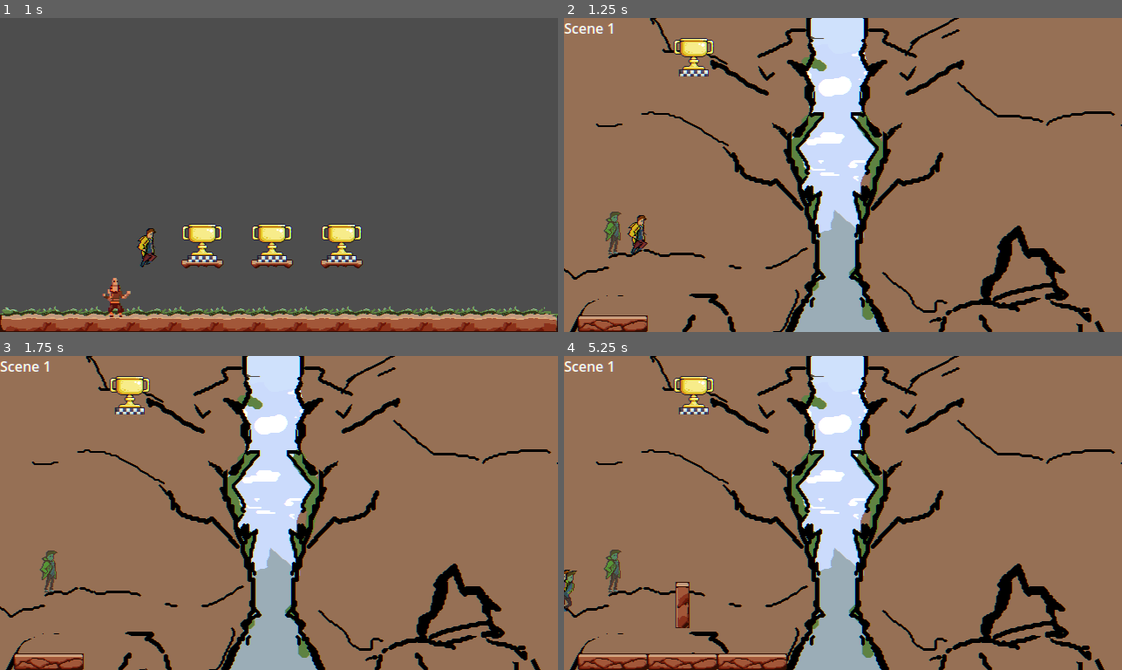
Above: before the commit, frames 1-4 (two rows, left to right).
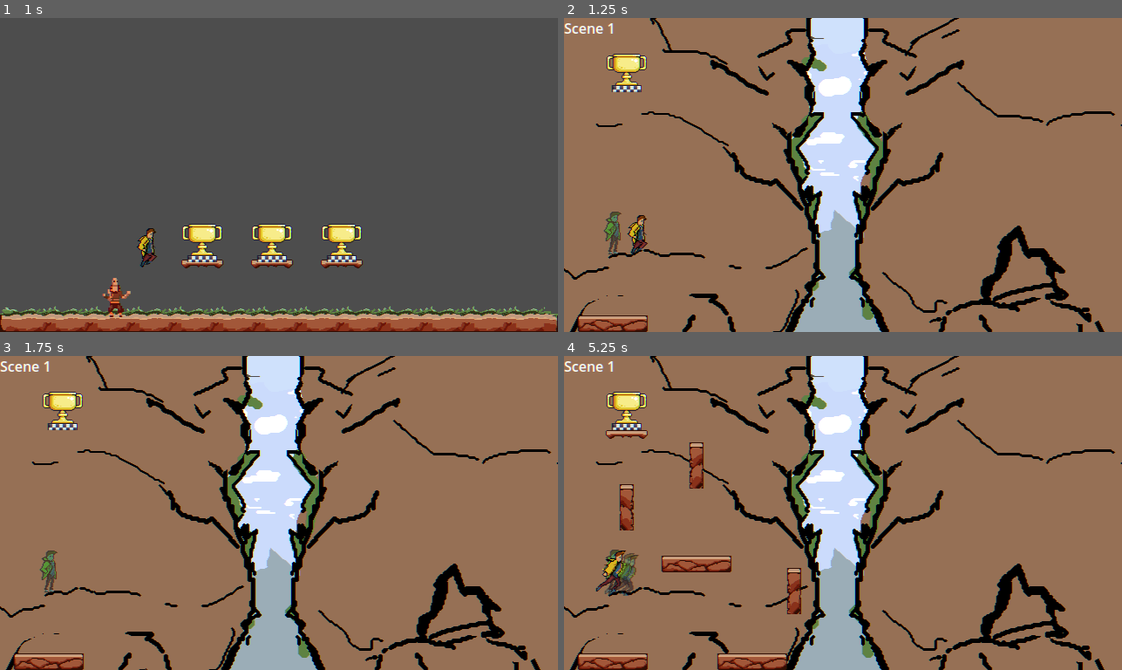
Above: after the commit, the same moments.

Repository: DeVelox/Niro
Game: Godot game, scene res://main.tscn
Two runs of this game, one before a commit and one after it. Both use one fixed random seed, a clock stepped at 60 frames per second and the inputs below.
Inputs:
- Up to frame 1 (1 s): hold D (right) from 0.53 s (still down); tap Shift (dash) at 0.6 s; tap Space (jump) at 0.77 s
- Up to frame 2 (1.25 s): keep holding D (right)
- Up to frame 3 (1.75 s): keep holding D (right); tap F (interact) at 1.35 s; tap Space (jump) at 1.52 s
- Up to frame 4 (5.25 s): tap Enter at 2 s; release D (right) at 2.03 s; hold A (left) 2.03-2.78 s; tap Shift (dash) at 2.1, 3.6, 5.1 s; hold D (right) 2.78-4.28 s; tap F (interact) at 2.85, 4.35 s; tap Space (jump) at 3.02, 3.77, 4.52 s; hold A (left) 4.28-5.03 s; hold D (right) from 5.03 s (still down)

Frame 1 is identical in both runs. In frame 2, 1.2% of the frame differs, in the area x 7-27%, y 6-24%; in frame 3, 1.2%; in frame 4, 5.2%, in the area x 0-43%, y 6-100%.

Commit message:
some level updates

Diff:
--- a/levels/start.tscn
+++ b/levels/start.tscn
@@ -5,7 +5,7 @@
 [ext_resource type="PackedScene" uid="uid://88mqupj5ekgp" path="res://prefabs/level design/level_switcher.tscn" id="3_8np6h"]
 [ext_resource type="PackedScene" uid="uid://f6yb2sek4ils" path="res://prefabs/level design/old_man.tscn" id="4_5i88s"]
 
-[node name="Level" type="Node2D"]
+[node name="Level3" type="Node2D"]
 script = ExtResource("1_2xunh")
 checkpoint = false
 
--- a/levels/tutorial/legs1.tscn
+++ b/levels/tutorial/legs1.tscn
@@ -5,7 +5,7 @@
 [ext_resource type="PackedScene" uid="uid://bb44qdp7l5m62" path="res://prefabs/level design/tilemap.tscn" id="3_s1u40"]
 [ext_resource type="PackedScene" uid="uid://88mqupj5ekgp" path="res://prefabs/level design/level_switcher.tscn" id="6_i37ls"]
 
-[node name="Level" type="Node2D"]
+[node name="Level2" type="Node2D"]
 script = ExtResource("1_07drl")
 
 [node name="Legs" type="TextureRect" parent="."]
@@ -17,9 +17,9 @@
 texture = ExtResource("2_edlv4")
 
 [node name="SceneSwitcher" parent="." node_paths=PackedStringArray("outro") instance=ExtResource("6_i37ls")]
-position = Vector2(149, 35)
+position = Vector2(72, 53)
 next_scene = "res://levels/tutorial/legs2.tscn"
-outro = NodePath("../Scene2")
+outro = NodePath("../Scene3")
 
 [node name="Spawn" type="Marker2D" parent="."]
 position = Vector2(59, 237)
@@ -33,6 +33,7 @@
 layer_1/tile_data = PackedInt32Array(-131071, 524290, 8, -65535, 524290, 9, -131070, 589826, 8, -65534, 589826, 9, -131069, 655362, 8, -65533, 655362, 9, -131068, 720898, 8, -65532, 720898, 9, -131067, 786434, 8, -65531, 786434, 9)
 layer_3/tile_data = PackedInt32Array(-131071, 1, 262144, -131070, 1, 262144, -131069, 1, 262144, -131068, 1, 262144, -131067, 1, 262144)
 next = NodePath("../Scene2")
+delay = 5.0
 
 [node name="Scene2" parent="." node_paths=PackedStringArray("prev", "next") instance=ExtResource("3_s1u40")]
 position = Vector2(0.000106812, 360)
@@ -47,5 +48,5 @@
 [node name="Scene3" parent="." node_paths=PackedStringArray("prev") instance=ExtResource("3_s1u40")]
 layer_1/tile_data = PackedInt32Array(-131061, 524290, 8, -65525, 524290, 9, -131060, 589826, 8, -65524, 589826, 9, -131 …(744 unchanged characters)…
 layer_4/tile_data = PackedInt32Array(-458736, 1, 131072, -393200, 1, 131072, -327664, 1, 131072, -524272, 1, 131072, -5 …(680 unchanged characters)…
-layer_5/tile_data = PackedInt32Array(-524272, 1, 196608, -45 …(572 unchanged characters)… , -983031, 1, 196608, -917495, 1, 196608)
+layer_5/tile_data = PackedInt32Array(-524272, 1, 196608, -45 …(572 unchanged characters)… , -983031, 1, 196608, -917495, 1, 196608, -1179645, 1, 327680, -1114109, 1, 327680, -1114108, 1, 327680, -1179644, 1, 327680, -1179643, 1, 327680, -1114107, 1, 327680)
 prev = NodePath("../Scene2")
--- a/levels/tutorial/legs2.tscn
+++ b/levels/tutorial/legs2.tscn
@@ -24,27 +24,33 @@
 [node name="Spawn" type="Marker2D" parent="."]
 position = Vector2(71, 53)
 
-[node name="Scene1" parent="." node_paths=PackedStringArray("set_fade_in") instance=ExtResource("3_gu4s5")]
+[node name="Scene1" parent="." instance=ExtResource("3_gu4s5")]
 layer_1/tile_data = PackedInt32Array(-1179645, 1048578, 15, -1114109, 1048578, 16, -1179644, 1114114, 15, -1114108, 1114114, 16, -1179643, 1179650, 15, -1114107, 1179650, 16)
 layer_3/tile_data = PackedInt32Array(-1179645, 1, 262144, -1179644, 1, 262144, -1179643, 1, 262144)
-set_fade_in = NodePath("../Scene2")
+layer_4/tile_data = PackedInt32Array(-1179645, 1, 327680, -1114109, 1, 327680, -1114108, 1, 327680, -1179644, 1, 327680, -1179643, 1, 327680, -1114107, 1, 327680)
+layer_5/tile_data = PackedInt32Array(-1179645, 1, 327680, -1114109, 1, 327680, -1114108, 1, 327680, -1179644, 1, 327680, -1179643, 1, 327680, -1114107, 1, 327680)
 
-[node name="Scene2" parent="." node_paths=PackedStringArray("set_fade_in") instance=ExtResource("3_gu4s5")]
+[node name="Scene2" parent="." instance=ExtResource("3_gu4s5")]
 layer_1/tile_data = PackedInt32Array(-1179645, 1048578, 15, -1114109, 1048578, 16, -1179644, 1114114, 15, -1114108, 111 …(431 unchanged characters)…
 layer_3/tile_data = PackedInt32Array(-655352, 1, 262144, -655351, 1, 262144, -655350, 1, 262144, -655349, 1, 262144, -655348, 1, 262144)
-set_fade_in = NodePath("../Scene3")
+layer_4/tile_data = PackedInt32Array(-1179645, 1, 327680, -1114109, 1, 327680, -1114108, 1, 327680, -1179644, 1, 327680, -1179643, 1, 327680, -1114107, 1, 327680, -1507322, 1, 131072, -1441786, 1, 131072, -1376250, 1, 131072, -1310714, 1, 131072, -1245178, 1, 131072, -1179642, 1, 131072, -1114106, 1, 131072, -1048570, 1, 131072, -655352, 1, 131072, -589816, 1, 131072, -589815, 1, 131072, -655351, 1, 131072, -655350, 1, 131072, -589814, 1, 131072, -589813, 1, 131072, -655349, 1, 131072, -655348, 1, 131072, -589812, 1, 131072)
+layer_5/tile_data = PackedInt32Array(-1179645, 1, 196608, -1114109, 1, 196608, -1114108, 1, 196608, -1179644, 1, 196608, -1179643, 1, 196608, -1114107, 1, 196608, -1507322, 1, 196608, -1441786, 1, 196608, -1376250, 1, 196608, -1310714, 1, 196608, -1245178, 1, 196608, -1179642, 1, 196608, -1114106, 1, 196608, -1048570, 1, 196608)
 
 [node name="Scene3" parent="." instance=ExtResource("3_gu4s5")]
 layer_1/tile_data = PackedInt32Array(-655352, 524290, 8, -589816, 524290, 9, -655351, 589826, 8, -589815, 589826, 9, -6 …(605 unchanged characters)…
+layer_4/tile_data = PackedInt32Array(-655352, 1, 327680, -589816, 1, 327680, -589815, 1, 327680, -655351, 1, 327680, -655350, 1, 327680, -589814, 1, 327680, -589813, 1, 327680, -655349, 1, 327680, -589812, 1, 327680, -655348, 1, 327680, -655347, 1, 131072, -589811, 1, 131072, -589810, 1, 131072, -655346, 1, 131072, -655345, 1, 131072, -589809, 1, 131072, -983026, 1, 131072, -917490, 1, 131072, -851954, 1, 131072, -786418, 1, 131072, -851944, 1, 131072, -786408, 1, 131072, -720872, 1, 131072, -655336, 1, 131072, -720871, 1, 131072, -655335, 1, 131072, -655334, 1, 131072, -720870, 1, 131072, -720869, 1, 131072, -655333, 1, 131072, -655332, 1, 131072, -720868, 1, 131072, -655331, 1, 131072, -720867, 1, 131072)
+layer_5/tile_data = PackedInt32Array(-589811, 1, 196608, -655347, 1, 196608, -655346, 1, 196608, -589810, 1, 196608, -589809, 1, 196608, -655345, 1, 196608, -983026, 1, 196608, -917490, 1, 196608, -851954, 1, 196608, -786418, 1, 196608, -851944, 1, 196608, -786408, 1, 196608, -720872, 1, 196608, -655336, 1, 196608, -720871, 1, 327680, -655335, 1, 327680, -655334, 1, 327680, -720870, 1, 327680, -720869, 1, 327680, -655333, 1, 327680, -655332, 1, 327680, -720868, 1, 327680, -720867, 1, 327680, -655331, 1, 327680, -655352, 1, 196608, -589816, 1, 196608, -655351, 1, 196608, -589815, 1, 196608, -655350, 1, 196608, -589814, 1, 196608, -655349, 1, 196608, -589813, 1, 196608, -655348, 1, 196608, -589812, 1, 196608)
 
-[node name="SceneSwitcher" parent="." instance=ExtResource("4_wwubl")]
+[node name="SceneSwitcher" parent="." node_paths=PackedStringArray("outro") instance=ExtResource("4_wwubl")]
 position = Vector2(438, 164)
+next_scene = "res://levels/tutorial/legs3.tscn"
+outro = NodePath("../Scene3")
 
 [connection signal="body_entered" from="Scene1/Fader" to="Scene1/Fader" method="_on_body_entered"]
-[connection signal="body_entered" from="Scene1/@Area2D@214065" to="Scene1/@Area2D@214065" method="_on_body_entered"]
-[connection signal="body_entered" from="Scene1/@Area2D@214066" to="Scene1/@Area2D@214066" method="_on_body_entered"]
+[connection signal="body_entered" from="Scene1/@Area2D@76126" to="Scene1/@Area2D@76126" method="_on_body_entered"]
+[connection signal="body_entered" from="Scene1/@Area2D@76127" to="Scene1/@Area2D@76127" method="_on_body_entered"]
 [connection signal="body_entered" from="Scene2/Fader" to="Scene2/Fader" method="_on_body_entered"]
-[connection signal="body_entered" from="Scene2/@Area2D@214067" to="Scene2/@Area2D@214067" method="_on_body_entered"]
-[connection signal="body_entered" from="Scene2/@Area2D@214068" to="Scene2/@Area2D@214068" method="_on_body_entered"]
-[connection signal="body_entered" from="Scene2/@Area2D@214069" to="Scene2/@Area2D@214069" method="_on_body_entered"]
-[connection signal="body_entered" from="Scene2/@Area2D@214070" to="Scene2/@Area2D@214070" method="_on_body_entered"]
+[connection signal="body_entered" from="Scene2/@Area2D@76139" to="Scene2/@Area2D@76139" method="_on_body_entered"]
+[connection signal="body_entered" from="Scene2/@Area2D@76140" to="Scene2/@Area2D@76140" method="_on_body_entered"]
+[connection signal="body_entered" from="Scene2/@Area2D@76141" to="Scene2/@Area2D@76141" method="_on_body_entered"]
+[connection signal="body_entered" from="Scene2/@Area2D@76142" to="Scene2/@Area2D@76142" method="_on_body_entered"]
--- a/levels/tutorial/legs3.tscn
+++ b/levels/tutorial/legs3.tscn
@@ -1,8 +1,7 @@
-[gd_scene load_steps=6 format=3 uid="uid://dgur0k5oxc14t"]
+[gd_scene load_steps=5 format=3 uid="uid://dgur0k5oxc14t"]
 
 [ext_resource type="Script" path="res://scripts/level.gd" id="1_o3cvd"]
-[ext_resource type="Texture2D" uid="uid://c43ygn1u7sueg" path="res://assets/elliot/stoneGiantPlaceholder1.png" id="2_k5usc"]
-[ext_resource type="Texture2D" uid="uid://by88pqvsnr0kq" path="res://assets/elliot/tutorialPlaceholder.png" id="3_3gsqm"]
+[ext_resource type="PackedScene" uid="uid://bb44qdp7l5m62" path="res://prefabs/level design/tilemap.tscn" id="3_pvwfa"]
 [ext_resource type="Texture2D" uid="uid://d2unvips8vk5y" path="res://assets/elliot/tutorialPlaceholder1.png" id="4_h12x4"]
 
 [sub_resource type="CapsuleShape2D" id="CapsuleShape2D_m7p01"]
@@ -12,23 +11,7 @@
 [node name="Level" type="Node2D"]
 script = ExtResource("1_o3cvd")
 
-[node name="Chest" type="TextureRect" parent="."]
-visible = false
-z_index = -1
-offset_right = 40.0
-offset_bottom = 40.0
-texture = ExtResource("2_k5usc")
-
-[node name="Feet" type="TextureRect" parent="."]
-z_index = -1
-offset_left = -16.0
-offset_top = -16.0
-offset_right = 656.0
-offset_bottom = 376.0
-texture = ExtResource("3_3gsqm")
-
 [node name="Legs" type="TextureRect" parent="."]
-visible = false
 z_index = -1
 offset_left = -16.0
 offset_top = -16.0
@@ -39,5 +22,9 @@
 [node name="Spawn" type="Marker2D" parent="."]
 
 [node name="CollisionShape2D" type="CollisionShape2D" parent="Spawn"]
-position = Vector2(0, 10)
+position = Vector2(440, 171)
 shape = SubResource("CapsuleShape2D_m7p01")
+
+[node name="Scene1" parent="." instance=ExtResource("3_pvwfa")]
+layer_1/tile_data = PackedInt32Array(-720871, 524290, 8, -720870, 589826, 8, -720869, 655362, 8, -720868, 720898, 8, -655335, 524290, 9, -655334, 589826, 9, -655333, 655362, 9, -655332, 720898, 9, -720867, 786434, 8, -655331, 786434, 9)
+layer_4/tile_data = PackedInt32Array(-720871, 1, 327680, -720870, 1, 327680, -720869, 1, 327680, -720868, 1, 327680, -655335, 1, 327680, -655334, 1, 327680, -655333, 1, 327680, -655332, 1, 327680, -720867, 1, 327680, -655331, 1, 327680)
